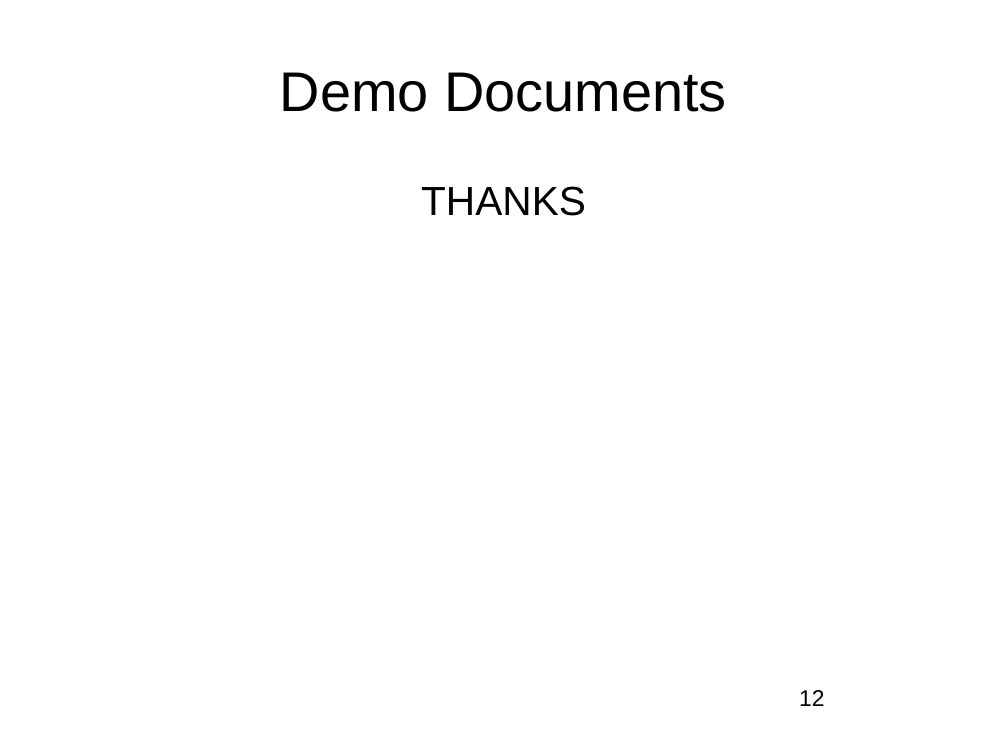
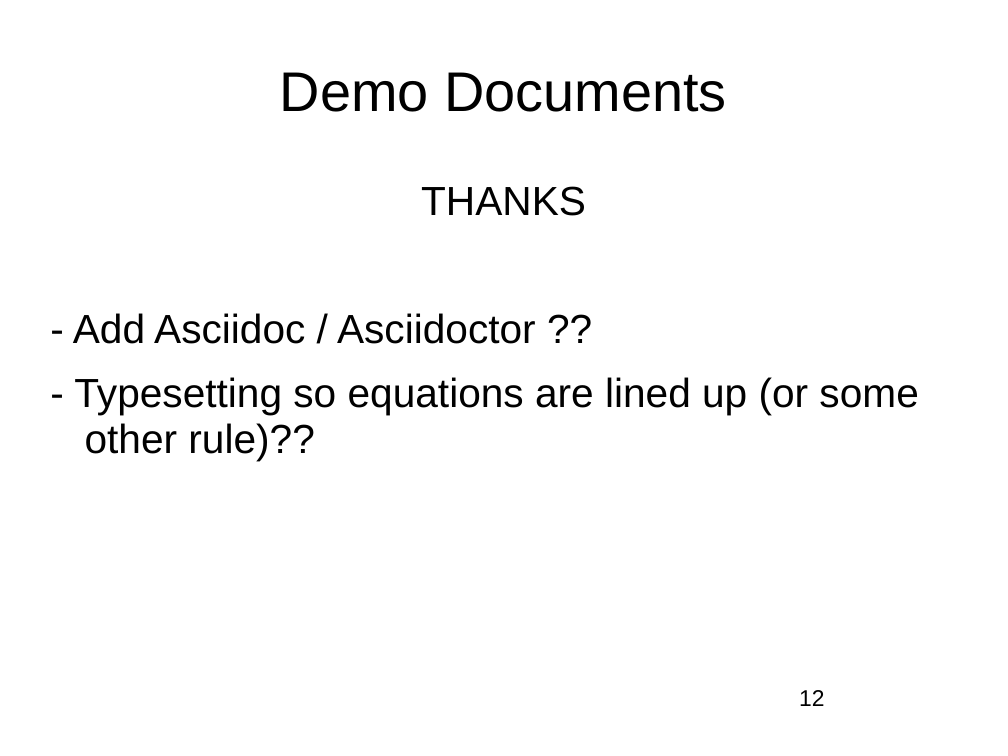
Before and after one commit to nashjc/Partridges, a slide deck: slide 12 of LinuxOttawa20260108.odp. Drawn at 1008x756 pixels with LibreOffice and Linux fonts; fonts in the diff are those of the drawing; background and template pictures are left out. Boxes give left, top, right and bottom in pixels: in the first picture for what was removed or moved away, otherwise in the second. Text is boxed around its words. In the diff, an @@ line names an element or a change of style, - is before the commit and + after.

Commit message:
updates during talk

```diff
--- a/LinuxOttawa20260108.odp
+++ b/LinuxOttawa20260108.odp
@@ text at [73,313,918,461]: paragraphs added @@
+- Add Asciidoc / Asciidoctor ??
+- Typesetting so equations are lined up (or some other rule)??
```
Also in this commit, not shown: 8 other files.
